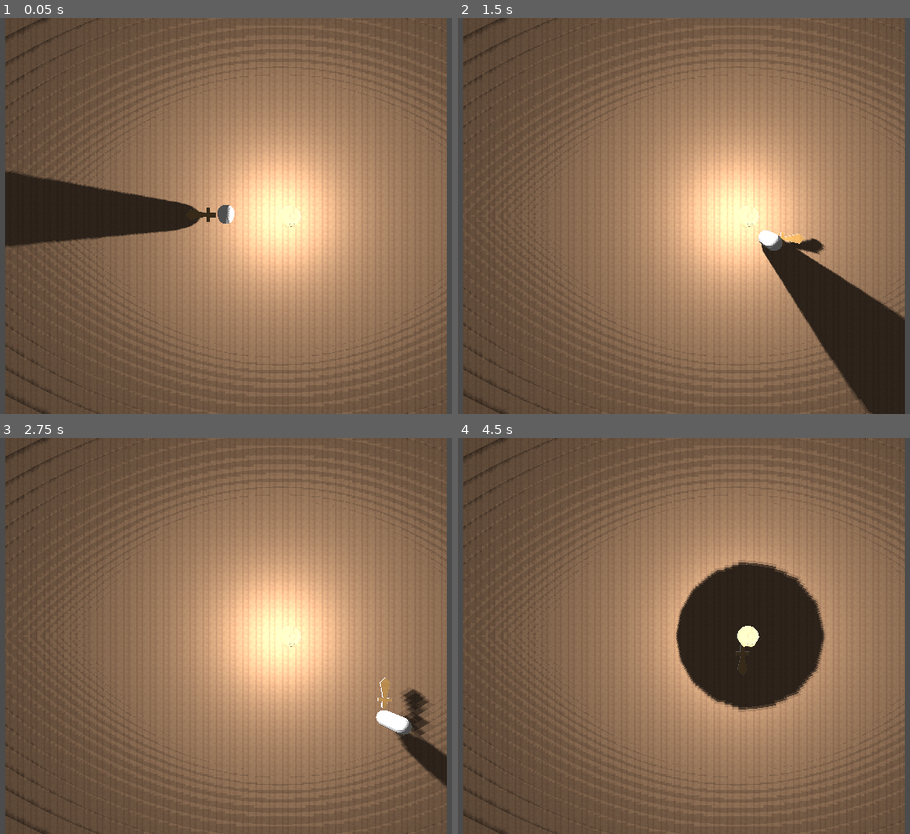
Above: before the commit, frames 1-4 (two rows, left to right).
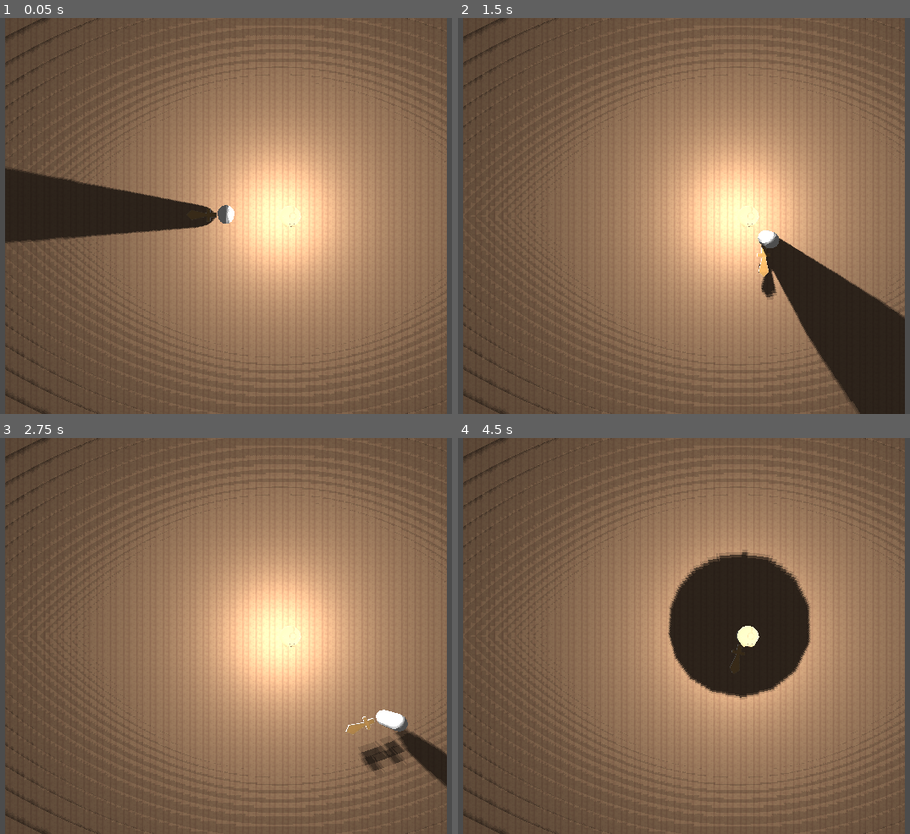
Above: after the commit, the same moments.

Repository: avalon-games/Schatten
Game: Godot game, scene res://Main.tscn
The game is run twice, just before and just after one commit, with the same random seed, the same clock (stepped at 60 frames per second) and the same inputs.
Inputs (mouse positions are in pixels of both pictures, inside the frame that each line leads up to):
- Up to frame 1 (0.05 s): no input
- Up to frame 2 (1.5 s): tap Enter at 0.5 s; move the mouse to (833, 196) at 0.52 s; press the mouse at (833, 196) at 0.53 s; hold D (move_right) 0.53-1.28 s; move the mouse to (548, 235) at 1.27 s; release the mouse at (548, 235) at 1.28 s; hold S (move_down) from 1.28 s (still down); click (548, 235) at 1.35 s
- Up to frame 3 (2.75 s): move the mouse to (293, 548) at 2.02 s; release S (move_down) at 2.03 s; press the mouse at (293, 548) at 2.03 s; hold D (move_right) from 2.03 s (still down)
- Up to frame 4 (4.5 s): move the mouse to (652, 715) at 2.77 s; release D (move_right) at 2.78 s; release the mouse at (652, 715) at 2.78 s; hold W (move_up) 2.78-3.53 s; click (652, 715) at 2.85 s; move the mouse to (887, 695) at 3.52 s; press the mouse at (887, 695) at 3.53 s; hold A (move_left) from 3.53 s (still down); move the mouse to (480, 576) at 4.27 s; release the mouse at (480, 576) at 4.28 s; click (480, 576) at 4.35 s

The runs differ from the first frame. In frame 1, 0.8% of the frame differs, in the area x 1-52%, y 37-58%; in frame 2, 1.5%; in frame 3, 1.0%; in frame 4, 3.4%, in the area x 46-82%, y 28-70%.

Commit message:
Player faces cursor

Diff:
--- /dev/null
+++ b/Camera.gd
@@ -0,0 +1,26 @@
+extends Camera
+
+
+# Declare member variables here. Examples:
+# var a = 2
+# var b = "text"
+
+
+# Called when the node enters the scene tree for the first time.
+# func _ready():
+
+func _physics_process(delta):
+	var position = get_viewport().get_mouse_position()
+	# if ev is InputEventMouseButton and ev.pressed and ev.button_index == 1:
+	var camera = get_node(".")
+	var from = camera.project_ray_origin(position)
+	var to = from + camera.project_ray_normal(position) * 200
+
+	var space_state = get_world().direct_space_state
+	var result = space_state.intersect_ray(from, to)
+	if result:
+		get_node("../../Player").look_at(result.position, Vector3.UP)
+
+# Called every frame. 'delta' is the elapsed time since the previous frame.
+#func _process(delta):
+#	pass
--- a/Main.tscn
+++ b/Main.tscn
@@ -1,8 +1,9 @@
-[gd_scene load_steps=6 format=2]
+[gd_scene load_steps=7 format=2]
 
 [ext_resource path="res://Player.tscn" type="PackedScene" id=1]
 [ext_resource path="res://art/Bear/Bear.tscn" type="PackedScene" id=2]
 [ext_resource path="res://art/Bedroom/woodplanks.material" type="Material" id=3]
+[ext_resource path="res://Camera.gd" type="Script" id=4]
 
 [sub_resource type="BoxShape" id=1]
 extents = Vector3( 30, 1, 30 )
@@ -33,8 +34,10 @@
 transform = Transform( 1, 0, 0, 0, 1, 0, 0, 0, 1, 0, 0.104861, 0 )
 
 [node name="Player" parent="." instance=ExtResource( 1 )]
+transform = Transform( 1, 0, 0, 0, 1, 0, 0, 0, 1, 0, -1.42824, 0 )
 
 [node name="CameraPivot" type="Position3D" parent="."]
 
 [node name="Camera" type="Camera" parent="CameraPivot"]
 transform = Transform( 1, 0, 0, 0, -4.37114e-08, 1, 0, -1, -4.37114e-08, 0, 36.6966, 0 )
+script = ExtResource( 4 )
--- a/Player.gd
+++ b/Player.gd
@@ -23,9 +23,10 @@
 	if Input.is_action_pressed("move_up"):
 		direction.z -= 1
 
-	if direction != Vector3.ZERO:
-		direction = direction.normalized()
-		$Pivot.look_at(translation + direction, Vector3.UP)
+	# Make the player look at the direction they are moving at:
+	# if direction != Vector3.ZERO:
+		# direction = direction.normalized()
+		# $Pivot.look_at(translation + direction, Vector3.UP)
 
 	velocity.x = direction.x * speed
 	velocity.z = direction.z * speed
--- a/Weapon.gd
+++ b/Weapon.gd
@@ -9,5 +9,6 @@
 
 # Called every frame. 'delta' is the elapsed time since the previous frame.
 func _process(_delta):
+
 	if Input.is_action_pressed("attack"):
 		$SwordAnimator.play("Swing")
